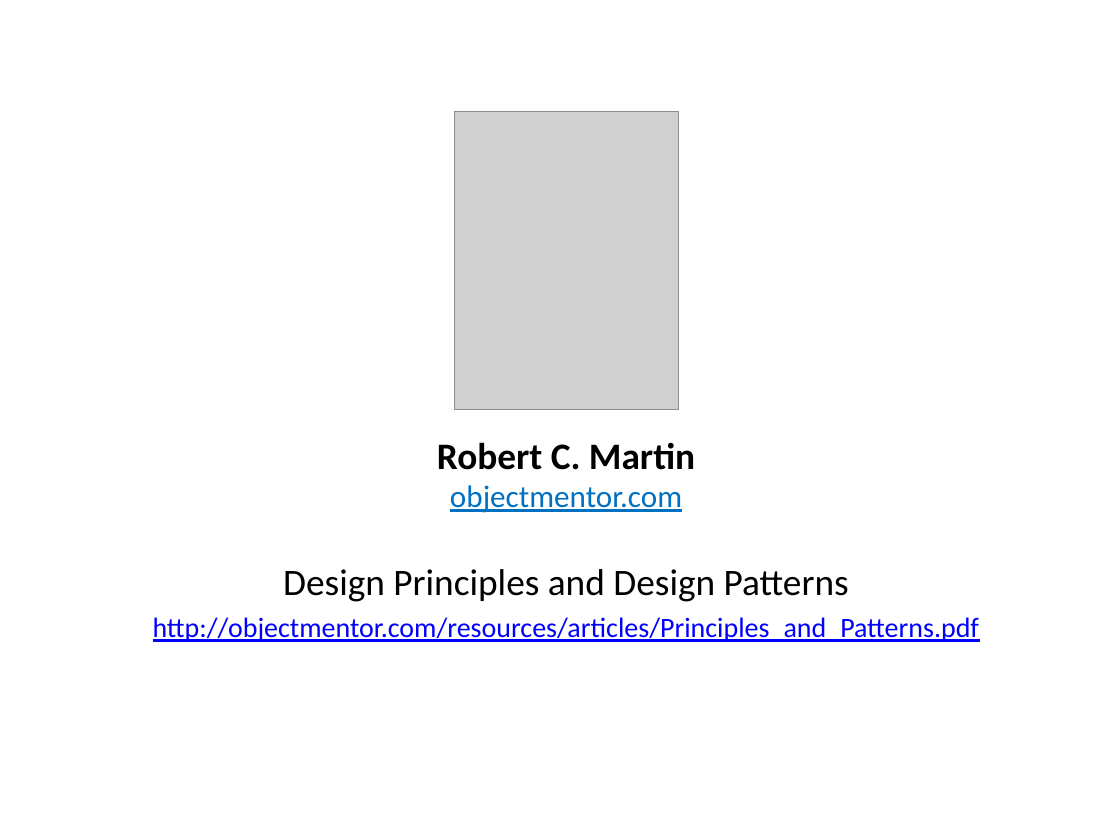
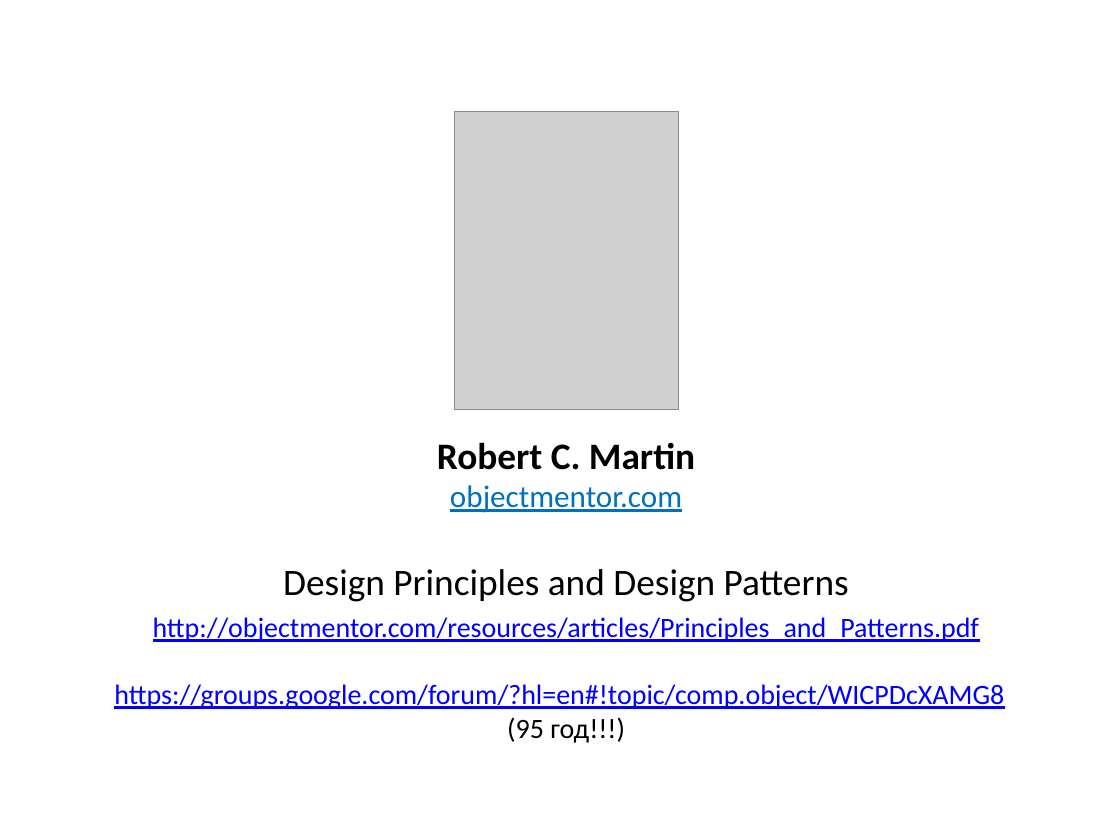
Before and after one commit to kontur-edu/intern-2014, a slide deck: slide 8 of 10-Design/Design.pptx. Drawn at 1120x840 pixels with LibreOffice and Linux fonts; fonts in the diff are those of the drawing; grey boxes stand for pictures. Boxes give left, top, right and bottom in pixels: in the first picture for what was removed or moved away, otherwise in the second. Text is boxed around its words. In the diff, an @@ line names an element or a change of style, - is before the commit and + after.

```diff
--- a/10-Design/Design.pptx
+++ b/10-Design/Design.pptx
@@ text at [114, 684, 1004, 743]: paragraph added @@
+https://groups.google.com/forum/?hl=en#!topic/comp.object/WICPDcXAMG8
+(95 год!!!)
```
Also in this commit, not shown: 1 other slide changed, 2 other files.
